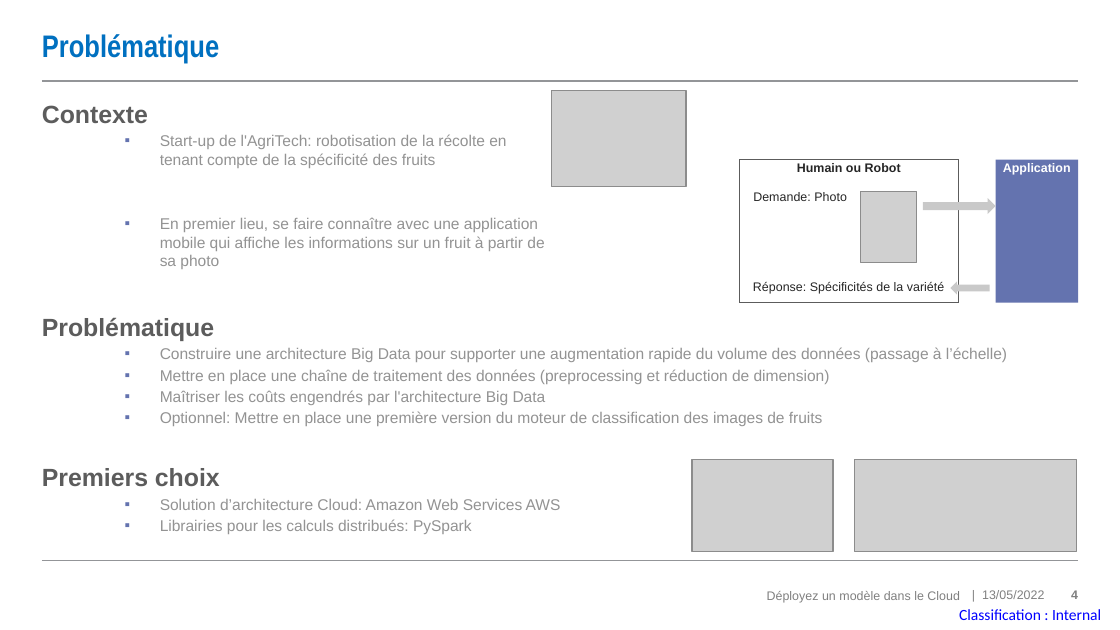
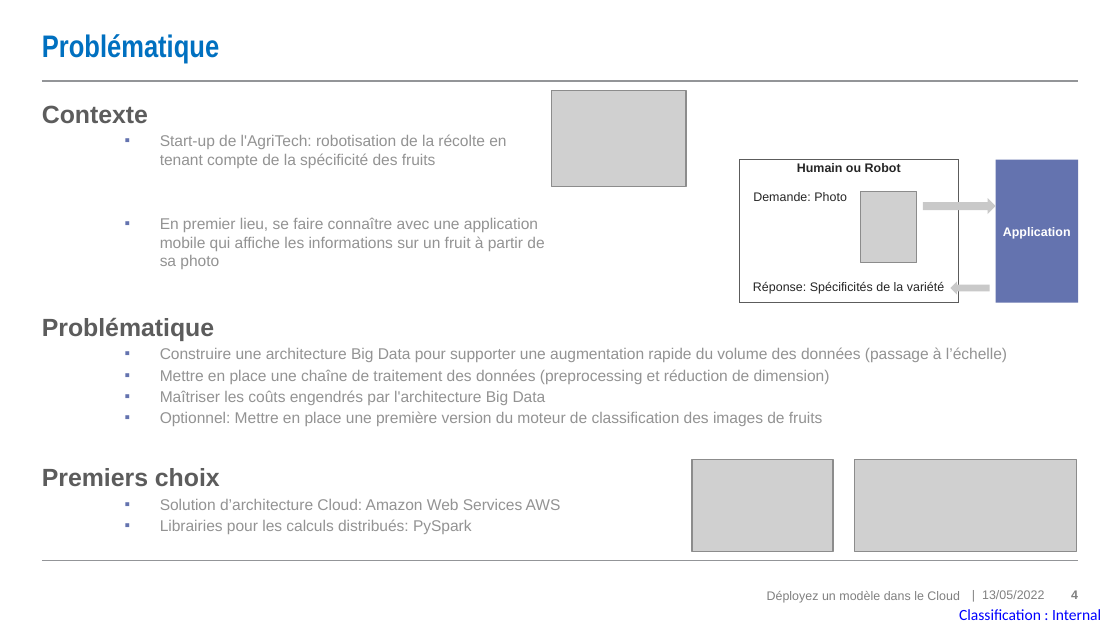
Before and after one commit to MadesLaurence/OpenClassrooms-Fruits-Project-8-, a slide deck: slide 4 of P8_10_support.pptx. Drawn at 1120x630 pixels with LibreOffice and Linux fonts; fonts in the diff are those of the drawing; grey boxes stand for pictures. Boxes give left, top, right and bottom in pixels: in the first picture for what was removed or moved away, otherwise in the second. Text is boxed around its words. In the diff, an @@ line names an element or a change of style, - is before the commit and + after.

```diff
--- a/P8_10_support.pptx
+++ b/P8_10_support.pptx
@@ rectangle "Application" at (996, 159, 1079, 302): vertical alignment top to middle @@
```
Also in this commit, not shown: 8 other slides changed, 2 slides added, 1 slide removed, 1 other file.
